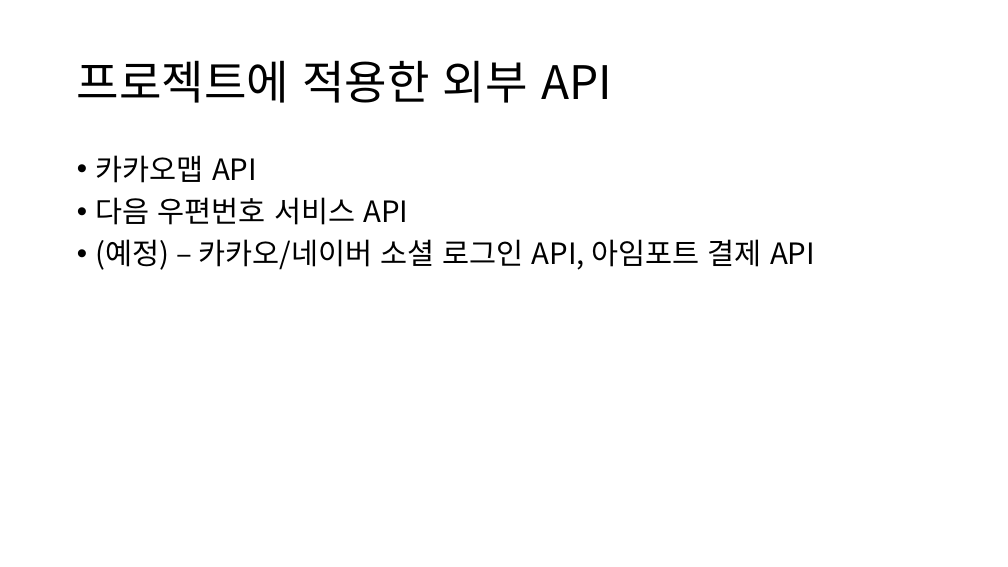
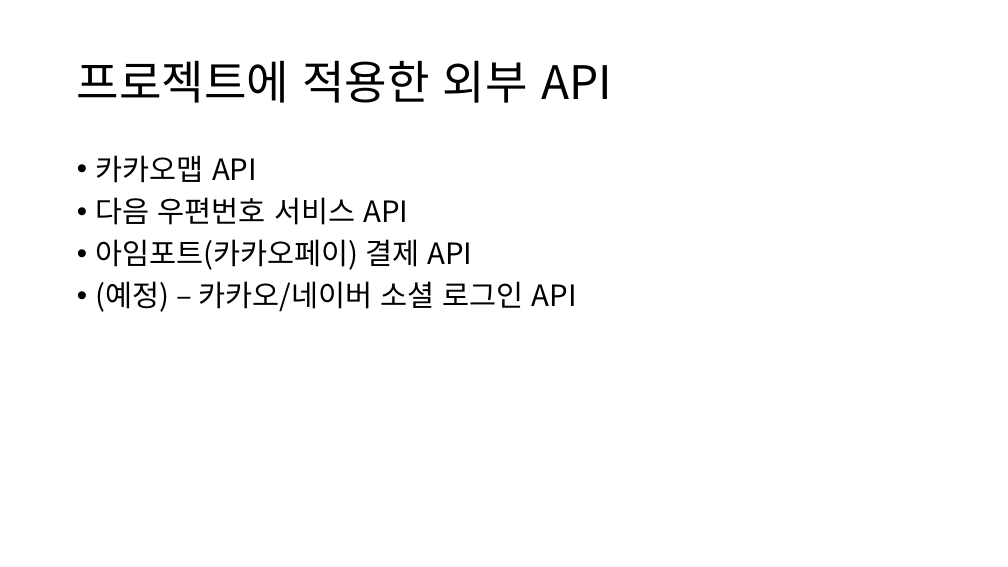
Before and after one commit to Camelllia/BaeminApplication, a slide deck: slide 28 of 202131205_김승진_실무게임프로그래밍_기획서.pptx (slide 27 before the commit). Drawn at 1008x567 pixels with LibreOffice and Linux fonts; fonts in the diff are those of the drawing. Boxes give left, top, right and bottom in pixels: in the first picture for what was removed or moved away, otherwise in the second. Text is boxed around its words. In the diff, an @@ line names an element or a change of style, - is before the commit and + after.

Commit message:
아임포트 결제 API 적용

```diff
--- a/202131205_김승진_실무게임프로그래밍_기획서.pptx
+++ b/202131205_김승진_실무게임프로그래밍_기획서.pptx
@@ text at <box>96,239,577,312</box>: text changed @@
-• (예정) – 카카오/네이버 소셜 로그인 API, 아임포트 결제 API
+• 아임포트(카카오페이) 결제 API
+• (예정) – 카카오/네이버 소셜 로그인 API
```
Also in this commit, not shown: 1 other slide changed, 1 slide added, 7 other files.
